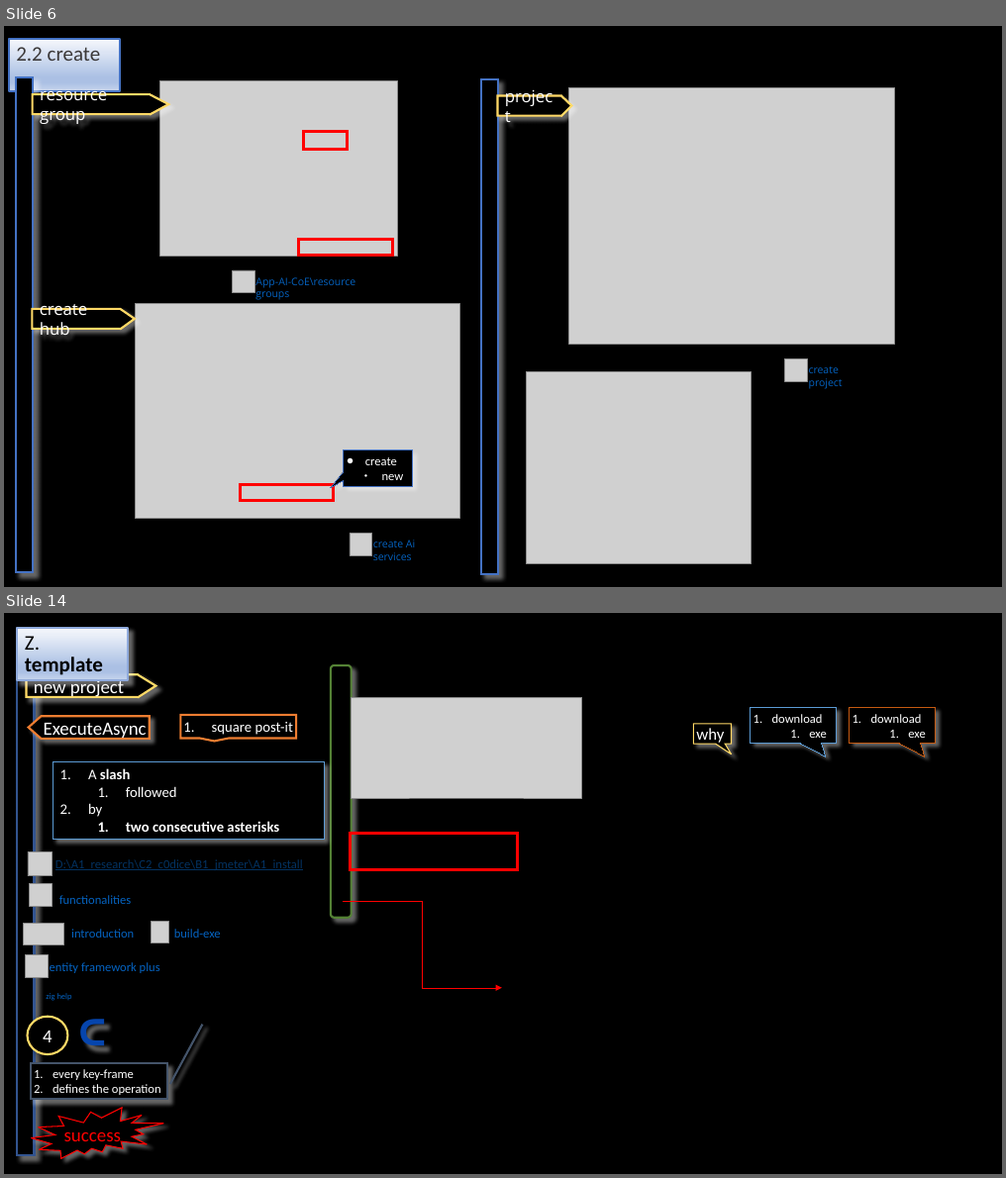
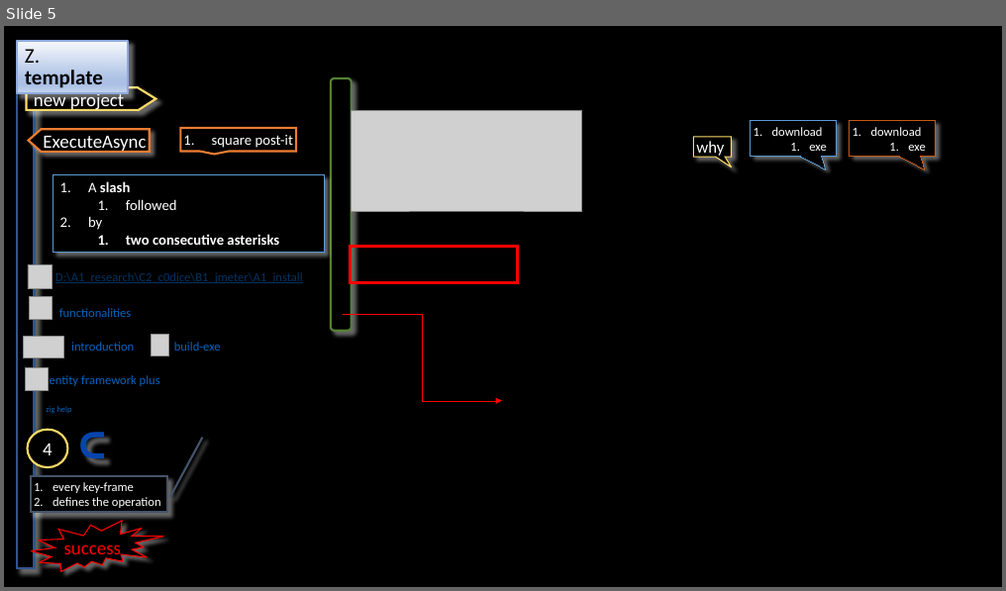
Before and after one commit to 1010836/portfolio, a slide deck: foundry/foundry.odp. Shown one above the other, each under a label of ours: slides 6 and 14 before the commit, slide 5 after it; the slides between them are not shown. The pictures are 1006x1178 and 1006x591 pixels, drawn with LibreOffice and Linux fonts; fonts in the diff are those of the drawing; grey boxes stand for pictures; background and template pictures are left out. Boxes give left, top, right and bottom in pixels: in the first picture for what was removed or moved away, otherwise in the second. Text is boxed around its words. In the diff, an @@ line names an element or a change of style, - is before the commit and + after.

```diff
--- a/foundry/foundry.odp
+++ b/foundry/foundry.odp
@@ slide 6 removed at (4, 26, 1002, 587), background #000000 @@
@@ title removed at (9, 39, 119, 69) @@
-2.2 create
@@ rectangle removed at (16, 77, 33, 572) @@
@@ picture removed at (159, 81, 399, 256) @@
@@ rectangle removed at (481, 79, 498, 574) @@
@@ freeform shape removed at (33, 94, 168, 114) @@
-resource group
@@ freeform shape removed at (497, 95, 571, 116) @@
-project
@@ picture removed at (569, 88, 895, 344) @@
@@ rectangle removed at (303, 132, 347, 150) @@
@@ rectangle removed at (299, 240, 392, 255) @@
@@ picture removed at (233, 271, 254, 293) @@
@@ text removed at (255, 277, 355, 300) @@
-App-AI-CoE\resource groups
@@ freeform shape removed at (33, 309, 135, 329) @@
-create hub
@@ picture removed at (136, 304, 460, 519) @@
@@ picture removed at (527, 372, 751, 565) @@
@@ picture removed at (785, 360, 807, 381) @@
@@ text removed at (809, 367, 839, 373) @@
-create project
@@ speech box removed at (344, 451, 413, 486) @@
-● create
-  ● new
@@ rectangle removed at (240, 485, 334, 500) @@
@@ picture removed at (350, 534, 372, 556) @@
@@ text removed at (373, 540, 415, 561) @@
-create Ai services
@@ what was slide 14 is now slide 5 @@
```
Also in this commit, not shown: 3 slides changed, 1 slide added, 9 other slides removed, 1 other file.
